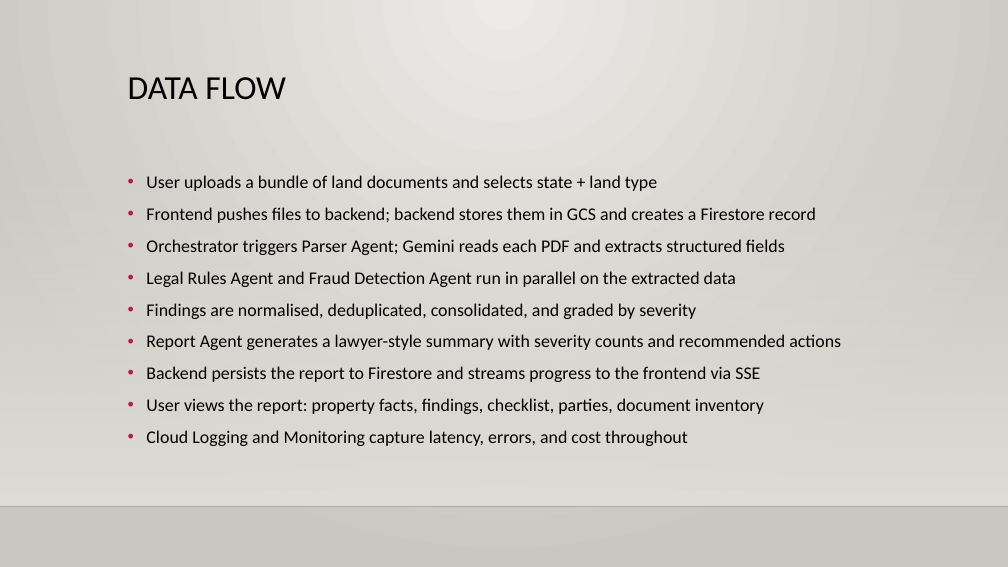
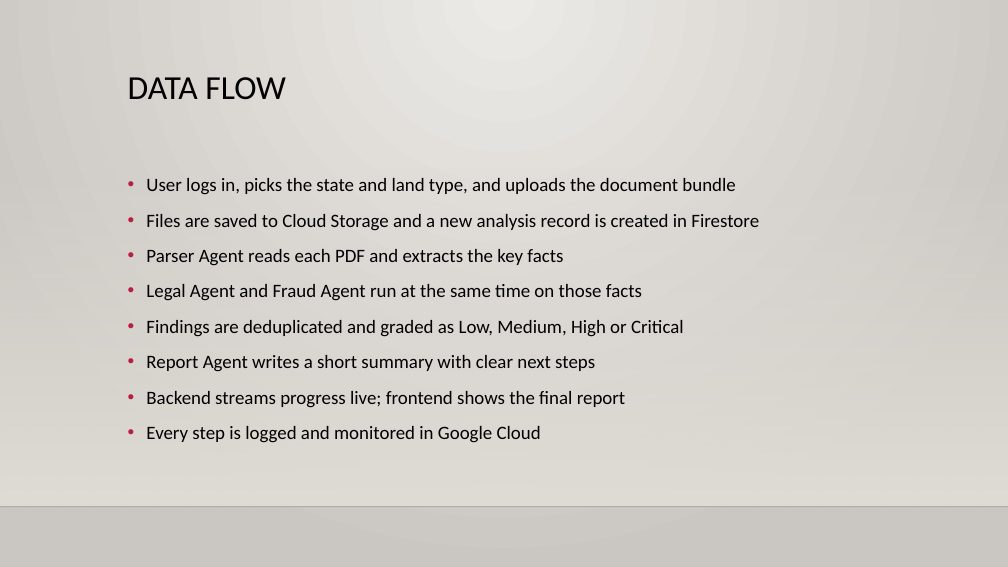
Before and after one commit to abhi88000/land-fraud-detection, a slide deck: slide 5 of docs/deck/Landshield-Deck.pptx. Drawn at 1008x567 pixels with LibreOffice and Linux fonts; fonts in the diff are those of the drawing; background and template pictures are left out. Boxes give left, top, right and bottom in pixels: in the first picture for what was removed or moved away, otherwise in the second. Text is boxed around its words. In the diff, an @@ line names an element or a change of style, - is before the commit and + after.

Commit message:
docs(deck): simplify slide content for clearer presentation and self-reading

```diff
--- a/docs/deck/Landshield-Deck.pptx
+++ b/docs/deck/Landshield-Deck.pptx
@@ text at bbox=[146, 178, 759, 443]: text changed; size 17 to 18 pt @@
-• User uploads a bundle of land documents and selects state + land type
-• Frontend pushes files to backend; backend stores them in GCS and creates a Firestore record
-• Orchestrator triggers Parser Agent; Gemini reads each PDF and extracts structured fields
-• Legal Rules Agent and Fraud Detection Agent run in parallel on the extracted data
-• Findings are normalised, deduplicated, consolidated, and graded by severity
-• Report Agent generates a lawyer-style summary with severity counts and recommended actions
-• Backend persists the report to Firestore and streams progress to the frontend via SSE
-• User views the report: property facts, findings, checklist, parties, document inventory
-• Cloud Logging and Monitoring capture latency, errors, and cost throughout
+• User logs in, picks the state and land type, and uploads the document bundle
+• Files are saved to Cloud Storage and a new analysis record is created in Firestore
+• Parser Agent reads each PDF and extracts the key facts
+• Legal Agent and Fraud Agent run at the same time on those facts
+• Findings are deduplicated and graded as Low, Medium, High or Critical
+• Report Agent writes a short summary with clear next steps
+• Backend streams progress live; frontend shows the final report
+• Every step is logged and monitored in Google Cloud
```
Also in this commit, not shown: 9 other slides changed, 1 other file.
